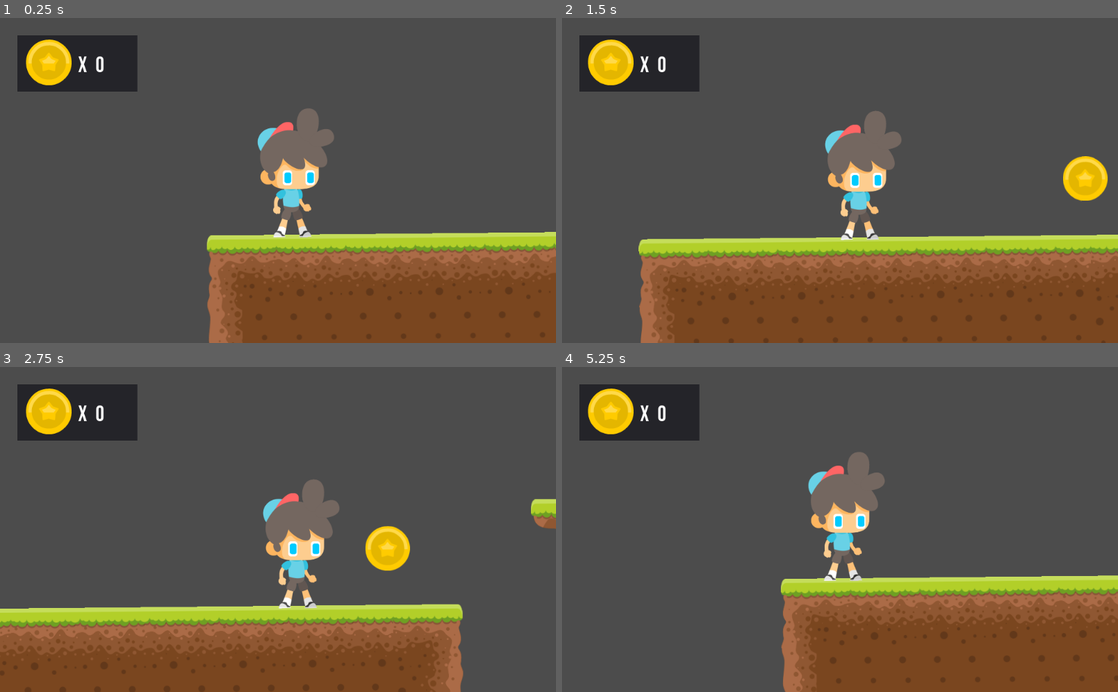
Above: before the commit, frames 1-4 (two rows, left to right).
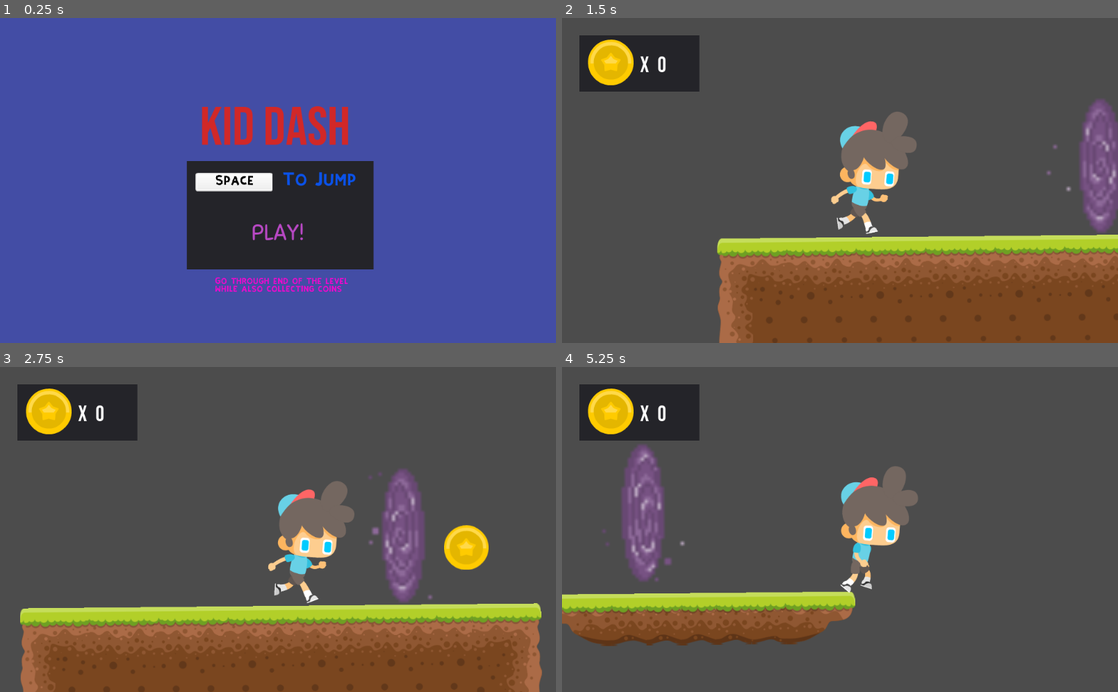
Above: after the commit, the same moments.

Repository: IloveNooodles/GameDev
Game: Godot game, scene res://Bg.tscn
Same seed, same stepped clock (60 frames per second), same inputs: the game is played once before the commit and once after it. Before the commit the project starts from res://Main Scene.tscn.
Inputs (mouse positions are in pixels of both pictures, inside the frame that each line leads up to):
- Up to frame 1 (0.25 s): no input
- Up to frame 2 (1.5 s): click (840, 232) at 0.5 s, where only the run after the commit has a clickable "PLAY!"; move the mouse to (962, 164) at 1.27 s
- Up to frame 3 (2.75 s): tap Space (jump) at 1.52, 2.27 s; move the mouse to (166, 545) at 2.02 s
- Up to frame 4 (5.25 s): move the mouse to (895, 458) at 2.77 s; move the mouse to (812, 594) at 3.52 s; tap Space (jump) at 3.77, 4.52 s; move the mouse to (1006, 578) at 4.27 s; move the mouse to (673, 480) at 5.02 s

The runs differ from the first frame. In frame 1, 100% of the frame differs, in the area x 0-100%, y 0-100%; in frame 2, 11%; in frame 3, 13%; in frame 4, 33%.

Commit message:
Adding portal, player animation

Diff:
--- /dev/null
+++ b/GIM 2.0 First Project/Bg.tscn
@@ -0,0 +1,122 @@
+[gd_scene load_steps=9 format=2]
+
+[ext_resource path="res://Font/BebasNeue-Regular.ttf" type="DynamicFontData" id=1]
+[ext_resource path="res://Font/KiriFont.ttf" type="DynamicFontData" id=2]
+[ext_resource path="res://Font/Sniglet-Regular.ttf" type="DynamicFontData" id=3]
+[ext_resource path="res://Sprite/UI/grey_button04.png" type="Texture" id=4]
+[ext_resource path="res://PlayButton.gd" type="Script" id=5]
+
+[sub_resource type="DynamicFont" id=1]
+size = 100
+outline_color = Color( 0.388235, 0.176471, 0.176471, 1 )
+font_data = ExtResource( 1 )
+
+[sub_resource type="DynamicFont" id=2]
+size = 25
+font_data = ExtResource( 2 )
+
+[sub_resource type="DynamicFont" id=3]
+size = 40
+font_data = ExtResource( 3 )
+
+[node name="Bg" type="Control"]
+__meta__ = {
+"_edit_use_anchors_": false
+}
+
+[node name="Color" type="ColorRect" parent="."]
+margin_right = 1024.0
+margin_bottom = 600.0
+color = Color( 0.266667, 0.305882, 0.65098, 1 )
+__meta__ = {
+"_edit_use_anchors_": false
+}
+
+[node name="Label" type="Label" parent="."]
+margin_left = 368.0
+margin_top = 144.0
+margin_right = 645.0
+margin_bottom = 264.0
+custom_fonts/font = SubResource( 1 )
+custom_colors/font_color = Color( 0.823529, 0.160784, 0.160784, 1 )
+custom_colors/font_outline_modulate = Color( 0.847059, 0.607843, 0.607843, 1 )
+text = "Kid Dash"
+__meta__ = {
+"_edit_use_anchors_": false
+}
+
+[node name="Panel" type="Panel" parent="."]
+margin_left = 344.0
+margin_top = 264.0
+margin_right = 688.0
+margin_bottom = 464.0
+__meta__ = {
+"_edit_use_anchors_": false
+}
+
+[node name="TextureRect" type="TextureRect" parent="Panel"]
+margin_left = 16.0
+margin_top = 22.0
+margin_right = 206.0
+margin_bottom = 67.0
+rect_scale = Vector2( 0.75, 0.75 )
+texture = ExtResource( 4 )
+__meta__ = {
+"_edit_group_": true,
+"_edit_use_anchors_": false
+}
+
+[node name="Label" type="Label" parent="Panel/TextureRect"]
+margin_left = 48.0
+margin_top = 8.0
+margin_right = 144.0
+margin_bottom = 34.0
+custom_fonts/font = SubResource( 2 )
+custom_colors/font_color = Color( 0, 0, 0, 1 )
+text = "Space"
+__meta__ = {
+"_edit_use_anchors_": false
+}
+
+[node name="Label2" type="Label" parent="Panel"]
+margin_left = 176.0
+margin_top = 24.0
+margin_right = 312.0
+margin_bottom = 50.0
+custom_fonts/font = SubResource( 2 )
+custom_colors/font_color = Color( 0.0431373, 0.32549, 0.921569, 1 )
+text = "To Jump"
+__meta__ = {
+"_edit_use_anchors_": false
+}
+
+[node name="Label3" type="Label" parent="Panel"]
+margin_left = 52.0
+margin_top = 216.0
+margin_right = 556.0
+margin_bottom = 271.0
+rect_scale = Vector2( 0.5, 0.5 )
+custom_fonts/font = SubResource( 2 )
+custom_colors/font_color = Color( 0.921569, 0.0431373, 0.803922, 1 )
+text = "Go through end of the level
+while also collecting coins"
+__meta__ = {
+"_edit_use_anchors_": false
+}
+
+[node name="PlayButton" type="Button" parent="."]
+margin_left = 456.0
+margin_top = 368.0
+margin_right = 568.0
+margin_bottom = 425.0
+custom_fonts/font = SubResource( 3 )
+custom_colors/font_color = Color( 0.72549, 0.286275, 0.772549, 1 )
+custom_colors/font_color_hover = Color( 0.415686, 0.101961, 0.101961, 1 )
+custom_colors/font_color_pressed = Color( 0.0784314, 0.898039, 0.360784, 1 )
+text = "PLAY!"
+flat = true
+script = ExtResource( 5 )
+__meta__ = {
+"_edit_use_anchors_": false
+}
+[connection signal="pressed" from="PlayButton" to="PlayButton" method="_on_PlayButton_pressed"]
--- a/GIM 2.0 First Project/Main Scene.tscn
+++ b/GIM 2.0 First Project/Main Scene.tscn
@@ -8,19 +8,21 @@
 [ext_resource path="res://HUD.gd" type="Script" id=6]
 [ext_resource path="res://Sprite/coin/gold_1.png" type="Texture" id=7]
 [ext_resource path="res://Font/BebasNeue-Regular.ttf" type="DynamicFontData" id=8]
+[ext_resource path="res://Portal Masuk.tscn" type="PackedScene" id=9]
+[ext_resource path="res://PortalKeluar.tscn" type="PackedScene" id=10]
 
 [sub_resource type="DynamicFont" id=1]
 size = 40
 font_data = ExtResource( 8 )
 
-[node name="Node2D" type="Node2D"]
+[node name="Level" type="Node2D"]
 rotation = -0.0096685
 
 [node name="Tiles" parent="." instance=ExtResource( 3 )]
-tile_data = PoolIntArray( -131057, 6, 0, -131055, 7, 0, -131054, 7, …(825 unchanged characters)…
+tile_data = PoolIntArray( -458737, 6, 0, -458735, 7, 0, -458734, 7, 0, -458733, 7, 0, -458732, 7, 0, -458730, 8, 0, -131057, 6, 0, -131055, 7, 0, -131054, 7, …(825 unchanged characters)…
 
 [node name="Player" parent="." instance=ExtResource( 1 )]
-position = Vector2( -19.1952, -23.2415 )
+position = Vector2( -47.611, -40.4622 )
 scale = Vector2( 5, 5 )
 
 [node name="AudioStreamPlayer" type="AudioStreamPlayer" parent="Player"]
@@ -29,9 +31,6 @@
 
 [node name="Death" parent="." instance=ExtResource( 2 )]
 position = Vector2( 3024.05, 837.277 )
-
-[node name="Coin" parent="." instance=ExtResource( 4 )]
-position = Vector2( 696.432, -41.2686 )
 
 [node name="HUD" type="CanvasLayer" parent="."]
 script = ExtResource( 6 )
@@ -78,6 +77,31 @@
 __meta__ = {
 "_edit_use_anchors_": false
 }
+
+[node name="Coin" type="Node" parent="."]
+
+[node name="Coin" parent="Coin" instance=ExtResource( 4 )]
+position = Vector2( 696, -48 )
+rotation = -0.0096685
+
+[node name="Coin2" parent="Coin" instance=ExtResource( 4 )]
+position = Vector2( 1328, -216 )
+rotation = -0.0096685
+
+[node name="Coin3" parent="Coin" instance=ExtResource( 4 )]
+position = Vector2( 1064, -216 )
+rotation = -0.0096685
+
+[node name="Portal" parent="." instance=ExtResource( 9 )]
+position = Vector2( 576.901, -90.4266 )
+
+[node name="Tujuan" parent="Portal" instance=ExtResource( 10 )]
+position = Vector2( 95.5265, -88.4139 )
+scale = Vector2( 1, 1 )
 [connection signal="body_entered" from="Death" to="Player" method="_on_Area2D_body_entered"]
-[connection signal="body_entered" from="Coin" to="Player" method="_on_Coin_body_entered"]
-[connection signal="coin_collected" from="Coin" to="HUD" method="_on_Coin_coin_collected"]
+[connection signal="body_entered" from="Coin/Coin" to="Player" method="_on_Coin_body_entered"]
+[connection signal="coin_collected" from="Coin/Coin" to="HUD" method="_on_Coin_coin_collected"]
+[connection signal="body_entered" from="Coin/Coin2" to="Player" method="_on_Coin_body_entered"]
+[connection signal="coin_collected" from="Coin/Coin2" to="HUD" method="_on_Coin_coin_collected"]
+[connection signal="body_entered" from="Coin/Coin3" to="Player" method="_on_Coin_body_entered"]
+[connection signal="coin_collected" from="Coin/Coin3" to="HUD" method="_on_Coin_coin_collected"]
--- /dev/null
+++ b/GIM 2.0 First Project/PlayButton.gd
@@ -0,0 +1,4 @@
+extends Button
+
+func _on_PlayButton_pressed():
+	get_tree().change_scene("res://Main Scene.tscn")
--- a/GIM 2.0 First Project/Player.gd
+++ b/GIM 2.0 First Project/Player.gd
@@ -5,7 +5,6 @@
 var gravity = 2000
 var loncat = 1000
 var coins = 0
-
 
 # Called every frame. 'delta' is the elapsed time since the previous frame.
 func sfxjump():
@@ -25,6 +24,10 @@
 	if Input.is_action_just_pressed("jump") and is_on_floor() :
 		sfxjump()
 		arah.y -= loncat
+	elif not is_on_floor():
+		$Sprite.play("Jump")
+	else:
+		$Sprite.play("Run")
 
 func _on_Area2D_body_entered(body):
 	if body.name == 'Player':
--- /dev/null
+++ b/GIM 2.0 First Project/Player.tres
@@ -0,0 +1,85 @@
+[gd_resource type="SpriteFrames" load_steps=61 format=2]
+
+[ext_resource path="res://Sprite/Player/Jump (2).png" type="Texture" id=1]
+[ext_resource path="res://Sprite/Player/Idle (14).png" type="Texture" id=2]
+[ext_resource path="res://Sprite/Player/Jump (4).png" type="Texture" id=3]
+[ext_resource path="res://Sprite/Player/Jump (14).png" type="Texture" id=4]
+[ext_resource path="res://Sprite/Player/Jump (15).png" type="Texture" id=5]
+[ext_resource path="res://Sprite/Player/Jump (1).png" type="Texture" id=6]
+[ext_resource path="res://Sprite/Player/Idle (4).png" type="Texture" id=7]
+[ext_resource path="res://Sprite/Player/Walk (1).png" type="Texture" id=8]
+[ext_resource path="res://Sprite/Player/Idle (12).png" type="Texture" id=9]
+[ext_resource path="res://Sprite/Player/Walk (3).png" type="Texture" id=10]
+[ext_resource path="res://Sprite/Player/Walk (5).png" type="Texture" id=11]
+[ext_resource path="res://Sprite/Player/Walk (6).png" type="Texture" id=12]
+[ext_resource path="res://Sprite/Player/Walk (7).png" type="Texture" id=13]
+[ext_resource path="res://Sprite/Player/Walk (9).png" type="Texture" id=14]
+[ext_resource path="res://Sprite/Player/Walk (13).png" type="Texture" id=15]
+[ext_resource path="res://Sprite/Player/Run (1).png" type="Texture" id=16]
+[ext_resource path="res://Sprite/Player/Run (2).png" type="Texture" id=17]
+[ext_resource path="res://Sprite/Player/Walk (2).png" type="Texture" id=18]
+[ext_resource path="res://Sprite/Player/Walk (4).png" type="Texture" id=19]
+[ext_resource path="res://Sprite/Player/Run (4).png" type="Texture" id=20]
+[ext_resource path="res://Sprite/Player/Run (6).png" type="Texture" id=21]
+[ext_resource path="res://Sprite/Player/Jump (7).png" type="Texture" id=22]
+[ext_resource path="res://Sprite/Player/Idle (11).png" type="Texture" id=23]
+[ext_resource path="res://Sprite/Player/Idle (7).png" type="Texture" id=24]
+[ext_resource path="res://Sprite/Player/Idle (6).png" type="Texture" id=25]
+[ext_resource path="res://Sprite/Player/Jump (6).png" type="Texture" id=26]
+[ext_resource path="res://Sprite/Player/Idle (15).png" type="Texture" id=27]
+[ext_resource path="res://Sprite/Player/Idle (9).png" type="Texture" id=28]
+[ext_resource path="res://Sprite/Player/Jump (10).png" type="Texture" id=29]
+[ext_resource path="res://Sprite/Player/Walk (11).png" type="Texture" id=30]
+[ext_resource path="res://Sprite/Player/Run (7).png" type="Texture" id=31]
+[ext_resource path="res://Sprite/Player/Jump (3).png" type="Texture" id=32]
+[ext_resource path="res://Sprite/Player/Walk (8).png" type="Texture" id=33]
+[ext_resource path="res://Sprite/Player/Run (9).png" type="Texture" id=34]
+[ext_resource path="res://Sprite/Player/Run (5).png" type="Texture" id=35]
+[ext_resource path="res://Sprite/Player/Run (10).png" type="Texture" id=36]
+[ext_resource path="res://Sprite/Player/Walk (14).png" type="Texture" id=37]
+[ext_resource path="res://Sprite/Player/Run (13).png" type="Texture" id=38]
+[ext_resource path="res://Sprite/Player/Idle (5).png" type="Texture" id=39]
+[ext_resource path="res://Sprite/Player/Run (11).png" type="Texture" id=40]
+[ext_resource path="res://Sprite/Player/Jump (12).png" type="Texture" id=41]
+[ext_resource path="res://Sprite/Player/Run (14).png" type="Texture" id=42]
+[ext_resource path="res://Sprite/Player/Jump (11).png" type="Texture" id=43]
+[ext_resource path="res://Sprite/Player/Run (12).png" type="Texture" id=44]
+[ext_resource path="res://Sprite/Player/Walk (12).png" type="Texture" id=45]
+[ext_resource path="res://Sprite/Player/Idle (8).png" type="Texture" id=46]
+[ext_resource path="res://Sprite/Player/Jump (8).png" type="Texture" id=47]
+[ext_resource path="res://Sprite/Player/Run (3).png" type="Texture" id=48]
+[ext_resource path="res://Sprite/Player/Walk (10).png" type="Texture" id=49]
+[ext_resource path="res://Sprite/Player/Run (8).png" type="Texture" id=50]
+[ext_resource path="res://Sprite/Player/Run (15).png" type="Texture" id=51]
+[ext_resource path="res://Sprite/Player/Walk (15).png" type="Texture" id=52]
+[ext_resource path="res://Sprite/Player/Jump (13).png" type="Texture" id=53]
+[ext_resource path="res://Sprite/Player/Idle (10).png" type="Texture" id=54]
+[ext_resource path="res://Sprite/Player/Jump (5).png" type="Texture" id=55]
+[ext_resource path="res://Sprite/Player/Idle (2).png" type="Texture" id=56]
+[ext_resource path="res://Sprite/Player/Jump (9).png" type="Texture" id=57]
+[ext_resource path="res://Sprite/Player/Idle (13).png" type="Texture" id=58]
+[ext_resource path="res://Sprite/Player/Idle (1).png" type="Texture" id=59]
+[ext_resource path="res://Sprite/Player/Idle (3).png" type="Texture" id=60]
+
+[resource]
+animations = [ {
+"frames": [ ExtResource( 59 ), ExtResource( 56 ), ExtResource( 60 ), ExtResource( 7 ), ExtResource( 39 ), ExtResource( 25 ), ExtResource( 24 ), ExtResource( 46 ), ExtResource( 28 ), ExtResource( 54 ), ExtResource( 23 ), ExtResource( 9 ), ExtResource( 58 ), ExtResource( 2 ), ExtResource( 27 ) ],
+"loop": true,
+"name": "Idle",
+"speed": 20.0
+}, {
+"frames": [ ExtResource( 8 ), ExtResource( 18 ), ExtResource( 10 ), ExtResource( 19 ), ExtResource( 11 ), ExtResource( 12 ), ExtResource( 13 ), ExtResource( 33 ), ExtResource( 14 ), ExtResource( 49 ), ExtResource( 30 ), ExtResource( 45 ), ExtResource( 15 ), ExtResource( 37 ), ExtResource( 52 ) ],
+"loop": true,
+"name": "Walk",
+"speed": 20.0
+}, {
+"frames": [ ExtResource( 6 ), ExtResource( 1 ), ExtResource( 32 ), ExtResource( 3 ), ExtResource( 55 ), ExtResource( 26 ), ExtResource( 22 ), ExtResource( 47 ), ExtResource( 57 ), ExtResource( 29 ), ExtResource( 43 ), ExtResource( 41 ), ExtResource( 53 ), ExtResource( 4 ), ExtResource( 5 ) ],
+"loop": true,
+"name": "Jump",
+"speed": 20.0
+}, {
+"frames": [ ExtResource( 16 ), ExtResource( 17 ), ExtResource( 48 ), ExtResource( 20 ), ExtResource( 35 ), ExtResource( 21 ), ExtResource( 31 ), ExtResource( 50 ), ExtResource( 34 ), ExtResource( 36 ), ExtResource( 40 ), ExtResource( 44 ), ExtResource( 38 ), ExtResource( 42 ), ExtResource( 51 ) ],
+"loop": true,
+"name": "Run",
+"speed": 20.0
+} ]
--- a/GIM 2.0 First Project/Player.tscn
+++ b/GIM 2.0 First Project/Player.tscn
@@ -1,7 +1,7 @@
 [gd_scene load_steps=4 format=2]
 
 [ext_resource path="res://Player.gd" type="Script" id=1]
-[ext_resource path="res://Sprite/Player/Idle (3).png" type="Texture" id=2]
+[ext_resource path="res://Player.tres" type="SpriteFrames" id=2]
 
 [sub_resource type="RectangleShape2D" id=1]
 extents = Vector2( 8, 22 )
@@ -12,6 +12,14 @@
 "_edit_group_": true
 }
 
+[node name="Sprite" type="AnimatedSprite" parent="."]
+position = Vector2( 2, 0 )
+scale = Vector2( 0.1, 0.1 )
+frames = ExtResource( 2 )
+animation = "Run"
+playing = true
+offset = Vector2( 150, 0 )
+
 [node name="CollisionShape2D" type="CollisionShape2D" parent="."]
 position = Vector2( 0, -1 )
 shape = SubResource( 1 )
@@ -20,9 +28,3 @@
 current = true
 smoothing_enabled = true
 drag_margin_right = 0.3
-
-[node name="Idle (3)" type="Sprite" parent="."]
-position = Vector2( 2, 0 )
-scale = Vector2( 0.1, 0.1 )
-texture = ExtResource( 2 )
-offset = Vector2( 150, 0 )
--- /dev/null
+++ b/GIM 2.0 First Project/Portal Masuk.tscn
@@ -0,0 +1,24 @@
+[gd_scene load_steps=4 format=2]
+
+[ext_resource path="res://Portal.tres" type="SpriteFrames" id=1]
+[ext_resource path="res://Portal.gd" type="Script" id=2]
+
+[sub_resource type="RectangleShape2D" id=10]
+extents = Vector2( 10, 16 )
+
+[node name="Portal" type="Node2D"]
+scale = Vector2( 6, 6 )
+script = ExtResource( 2 )
+
+[node name="AnimatedSprite" type="AnimatedSprite" parent="."]
+frames = ExtResource( 1 )
+animation = "Portal"
+frame = 7
+playing = true
+flip_h = true
+
+[node name="Area2D" type="Area2D" parent="."]
+
+[node name="CollisionShape2D" type="CollisionShape2D" parent="Area2D"]
+shape = SubResource( 10 )
+[connection signal="body_entered" from="Area2D" to="." method="_on_Area2D_body_entered"]
--- /dev/null
+++ b/GIM 2.0 First Project/Portal.gd
@@ -0,0 +1,10 @@
+extends Node
+
+var Tujuan
+
+func _ready():
+	Tujuan = get_node("Tujuan").get_global_position()
+
+func _on_Area2D_body_entered(body):
+		if body.name == 'Player':
+			body.set_position(Tujuan)
--- /dev/null
+++ b/GIM 2.0 First Project/Portal.tres
@@ -0,0 +1,51 @@
+[gd_resource type="SpriteFrames" load_steps=10 format=2]
+
+[ext_resource path="res://Sprite/Portal/Purple Portal Sprite Sheet.png" type="Texture" id=1]
+
+[sub_resource type="AtlasTexture" id=1]
+flags = 4
+atlas = ExtResource( 1 )
+region = Rect2( 0, 0, 64, 64 )
+
+[sub_resource type="AtlasTexture" id=2]
+flags = 4
+atlas = ExtResource( 1 )
+region = Rect2( 64, 0, 64, 64 )
+
+[sub_resource type="AtlasTexture" id=3]
+flags = 4
+atlas = ExtResource( 1 )
+region = Rect2( 128, 0, 64, 64 )
+
+[sub_resource type="AtlasTexture" id=4]
+flags = 4
+atlas = ExtResource( 1 )
+region = Rect2( 192, 0, 64, 64 )
+
+[sub_resource type="AtlasTexture" id=5]
+flags = 4
+atlas = ExtResource( 1 )
+region = Rect2( 256, 0, 64, 64 )
+
+[sub_resource type="AtlasTexture" id=6]
+flags = 4
+atlas = ExtResource( 1 )
+region = Rect2( 320, 0, 64, 64 )
+
+[sub_resource type="AtlasTexture" id=7]
+flags = 4
+atlas = ExtResource( 1 )
+region = Rect2( 384, 0, 64, 64 )
+
+[sub_resource type="AtlasTexture" id=8]
+flags = 4
+atlas = ExtResource( 1 )
+region = Rect2( 448, 0, 64, 64 )
+
+[resource]
+animations = [ {
+"frames": [ SubResource( 1 ), SubResource( 2 ), SubResource( 3 ), SubResource( 4 ), SubResource( 5 ), SubResource( 6 ), SubResource( 7 ), SubResource( 8 ) ],
+"loop": true,
+"name": "Portal",
+"speed": 5.0
+} ]
--- /dev/null
+++ b/GIM 2.0 First Project/PortalKeluar.tscn
@@ -0,0 +1,59 @@
+[gd_scene load_steps=11 format=2]
+
+[ext_resource path="res://Sprite/Portal/Purple Portal Sprite Sheet.png" type="Texture" id=1]
+
+[sub_resource type="AtlasTexture" id=1]
+flags = 4
+atlas = ExtResource( 1 )
+region = Rect2( 0, 0, 64, 64 )
+
+[sub_resource type="AtlasTexture" id=2]
+flags = 4
+atlas = ExtResource( 1 )
+region = Rect2( 64, 0, 64, 64 )
+
+[sub_resource type="AtlasTexture" id=3]
+flags = 4
+atlas = ExtResource( 1 )
+region = Rect2( 128, 0, 64, 64 )
+
+[sub_resource type="AtlasTexture" id=4]
+flags = 4
+atlas = ExtResource( 1 )
+region = Rect2( 192, 0, 64, 64 )
+
+[sub_resource type="AtlasTexture" id=5]
+flags = 4
+atlas = ExtResource( 1 )
+region = Rect2( 256, 0, 64, 64 )
+
+[sub_resource type="AtlasTexture" id=6]
+flags = 4
+atlas = ExtResource( 1 )
+region = Rect2( 320, 0, 64, 64 )
+
+[sub_resource type="AtlasTexture" id=7]
+flags = 4
+atlas = ExtResource( 1 )
+region = Rect2( 384, 0, 64, 64 )
+
+[sub_resource type="AtlasTexture" id=8]
+flags = 4
+atlas = ExtResource( 1 )
+region = Rect2( 448, 0, 64, 64 )
+
+[sub_resource type="SpriteFrames" id=9]
+animations = [ {
+"frames": [ SubResource( 1 ), SubResource( 2 ), SubResource( 3 ), SubResource( 4 ), SubResource( 5 ), SubResource( 6 ), SubResource( 7 ), SubResource( 8 ) ],
+"loop": true,
+"name": "default",
+"speed": 5.0
+} ]
+
+[node name="Tujuan" type="Node2D"]
+scale = Vector2( 6, 6 )
+
+[node name="AnimatedSprite" type="AnimatedSprite" parent="."]
+frames = SubResource( 9 )
+frame = 5
+playing = true
--- a/GIM 2.0 First Project/project.godot
+++ b/GIM 2.0 First Project/project.godot
@@ -16,7 +16,11 @@
 [application]
 
 config/name="GIM 2.0 First Project"
-run/main_scene="res://Main Scene.tscn"
+run/main_scene="res://Bg.tscn"
+
+[display]
+
+window/size/resizable=false
 
 [input]
 
--- a/GIM 2.0 First Project/tileset.tres
+++ b/GIM 2.0 First Project/tileset.tres
@@ -19,13 +19,13 @@
 [sub_resource type="RectangleShape2D" id=2]
 extents = Vector2( 64, 64 )
 
+[sub_resource type="ConvexPolygonShape2D" id=3]
+points = PoolVector2Array( 128, 128, 0, 128, 0, 0, 128, 0 )
+
 [sub_resource type="ConvexPolygonShape2D" id=4]
-points = PoolVector2Array( 128, 128, 0, 128, 0, 0, 128, 0 )
-
-[sub_resource type="ConvexPolygonShape2D" id=5]
 points = PoolVector2Array( 0, 0, 128, 0, 128, 128, 0, 128 )
 
-[sub_resource type="RectangleShape2D" id=3]
+[sub_resource type="RectangleShape2D" id=5]
 extents = Vector2( 64, 64 )
 
 [sub_resource type="ConvexPolygonShape2D" id=6]
Binary file added: GIM 2.0 First Project/Font/KiriFont.ttf
Binary file added: GIM 2.0 First Project/Font/Sniglet-Regular.ttf
Not shown: 1 places in GIM 2.0 First Project/Main Scene.tscn that only renumber resources
Binary file added: GIM 2.0 First Project/Sprite/Portal/Green Portal Sprite Sheet.png
Not shown, added: GIM 2.0 First Project/Sprite/Portal/Green Portal Sprite Sheet.png.import
Binary file added: GIM 2.0 First Project/Sprite/Portal/Purple Portal Sprite Sheet.png
Not shown, added: GIM 2.0 First Project/Sprite/Portal/Purple Portal Sprite Sheet.png.import
Binary file added: GIM 2.0 First Project/Sprite/UI/arrow-UP.png
Not shown, added: GIM 2.0 First Project/Sprite/UI/arrow-UP.png.import
Binary file added: GIM 2.0 First Project/Sprite/UI/grey_button04.png
Not shown, added: GIM 2.0 First Project/Sprite/UI/grey_button04.png.import
Binary file added: GIM 2.0 First Project/Sprite/UI/grey_button13.png
(and 3 more such lines)
